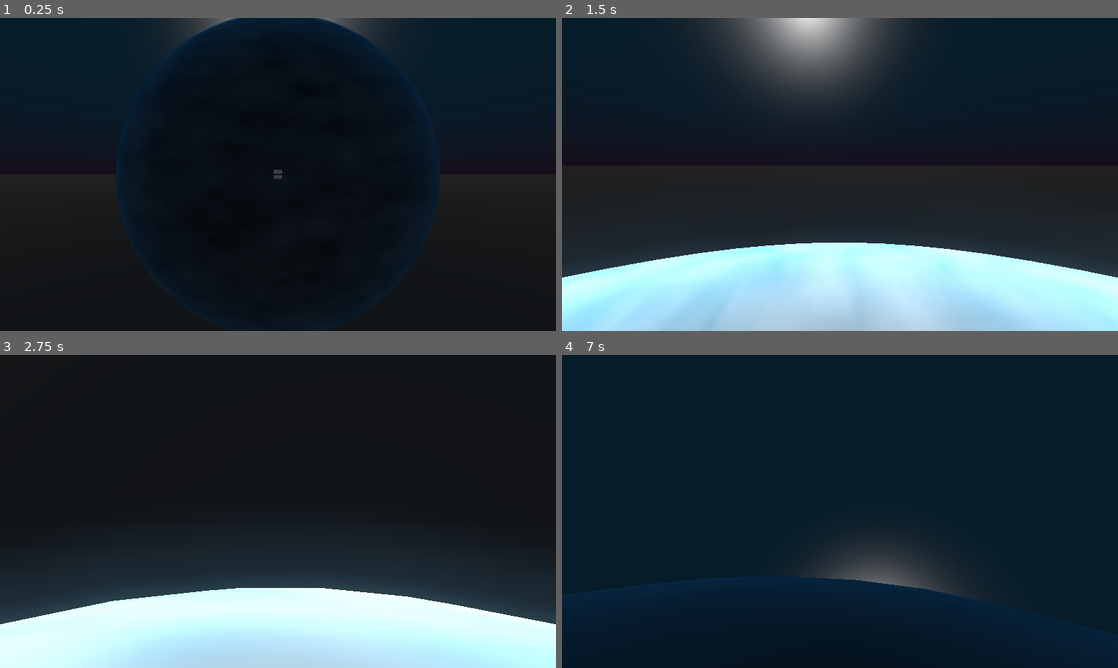
Above: before the commit, frames 1-4 (two rows, left to right).
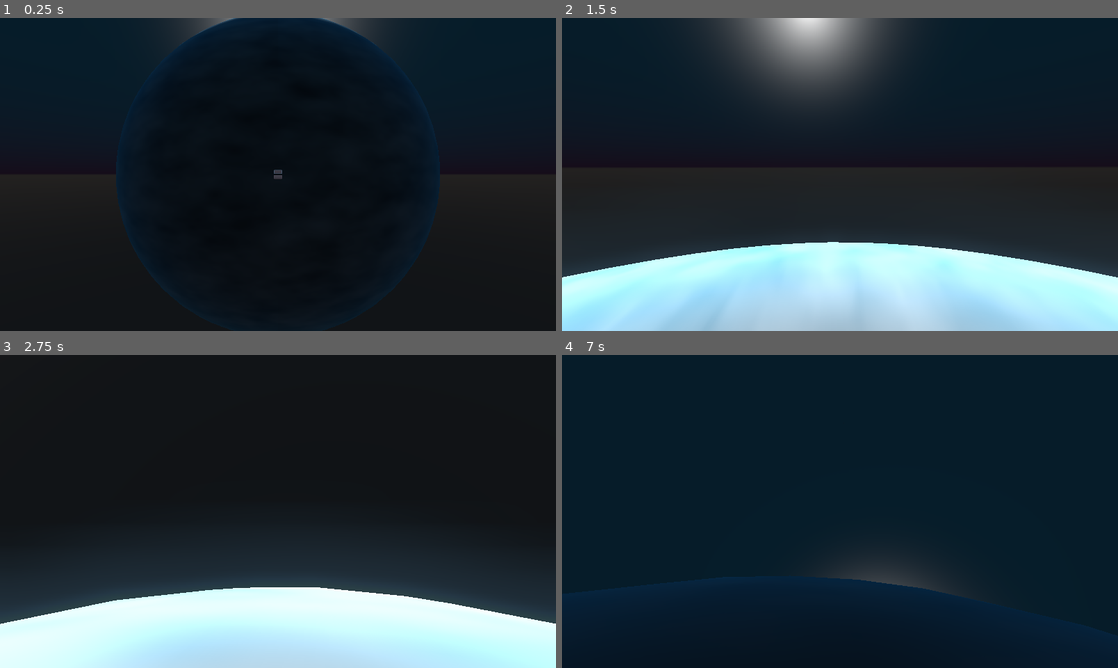
Above: after the commit, the same moments.

Repository: Niemi-Bros-Entertainment/Godot-Wild-Jam-48
Game: Godot game, scene res://Scenes/Title.tscn
Two runs of this game, one before a commit and one after it. Both use one fixed random seed, a clock stepped at 60 frames per second and the inputs below.
Inputs (mouse positions are in pixels of both pictures, inside the frame that each line leads up to):
- Up to frame 1 (0.25 s): no input
- Up to frame 2 (1.5 s): click "Engage" at 0.5 s; tap Enter at 1.25 s; move the mouse to (867, 174) at 1.27 s; press the mouse at (867, 174) at 1.28 s; hold W (move_forward) from 1.28 s (still down)
- Up to frame 3 (2.75 s): keep holding W (move_forward); move the mouse to (250, 511) at 2.02 s; release the mouse at (250, 511) at 2.03 s; click (250, 511) at 2.1 s
- Up to frame 4 (7 s): move the mouse to (851, 505) at 2.77 s; press the mouse at (851, 505) at 2.78 s; move the mouse to (834, 517) at 3.52 s; release the mouse at (834, 517) at 3.53 s; click (834, 517) at 3.6 s; tap Space at 4.25 s; move the mouse to (878, 514) at 4.27 s; press the mouse at (878, 514) at 4.28 s; move the mouse to (795, 508) at 5.02 s; release the mouse at (795, 508) at 5.03 s; click (795, 508) at 5.1 s; move the mouse to (845, 511) at 5.77 s; press the mouse at (845, 511) at 5.78 s; tap Enter at 6.5 s; move the mouse to (817, 505) at 6.52 s; release W (move_forward) at 6.53 s; release the mouse at (817, 505) at 6.53 s; hold D (move_right) from 6.53 s (still down); click (817, 505) at 6.6 s

The runs differ from the first frame. In frame 1, less than 0.1% of the frame differs, in the area x 21-78%, y 0-76%; in frame 2, less than 0.1%; in frame 3, 0.1%; in frame 4, 0.7%, in the area x 8-70%, y 65-77%.

Commit message:
Moon rotation
-moon slowly rotates now, StaticBody constant_angular_velocity moves bodies to match on the surface!

Diff:
--- a/Godot-Wild-Jam-48-Project/Scenes/Prefabs/Moon_Placeholder.tscn
+++ b/Godot-Wild-Jam-48-Project/Scenes/Prefabs/Moon_Placeholder.tscn
@@ -1,6 +1,7 @@
-[gd_scene load_steps=4 format=2]
+[gd_scene load_steps=5 format=2]
 
 [ext_resource path="res://Materials/Moon_Placeholder.tres" type="Material" id=1]
+[ext_resource path="res://Scripts/Moon.gd" type="Script" id=2]
 
 [sub_resource type="SphereShape" id=5]
 radius = 50.0
@@ -11,6 +12,8 @@
 height = 100.0
 
 [node name="Moon" type="StaticBody"]
+constant_angular_velocity = Vector3( 0.01, 0, 0 )
+script = ExtResource( 2 )
 
 [node name="CollisionShape" type="CollisionShape" parent="."]
 shape = SubResource( 5 )
--- /dev/null
+++ b/Godot-Wild-Jam-48-Project/Scripts/Moon.gd
@@ -0,0 +1,12 @@
+extends StaticBody
+
+
+func _ready():
+	# we want the child Directional Light to maintain its transform, use global
+	$DirectionalLight.set_as_toplevel(true)
+
+
+func _physics_process(delta):
+	rotate_x(constant_angular_velocity.x * delta)
+	rotate_y(constant_angular_velocity.y * delta)
+	rotate_z(constant_angular_velocity.z * delta)
